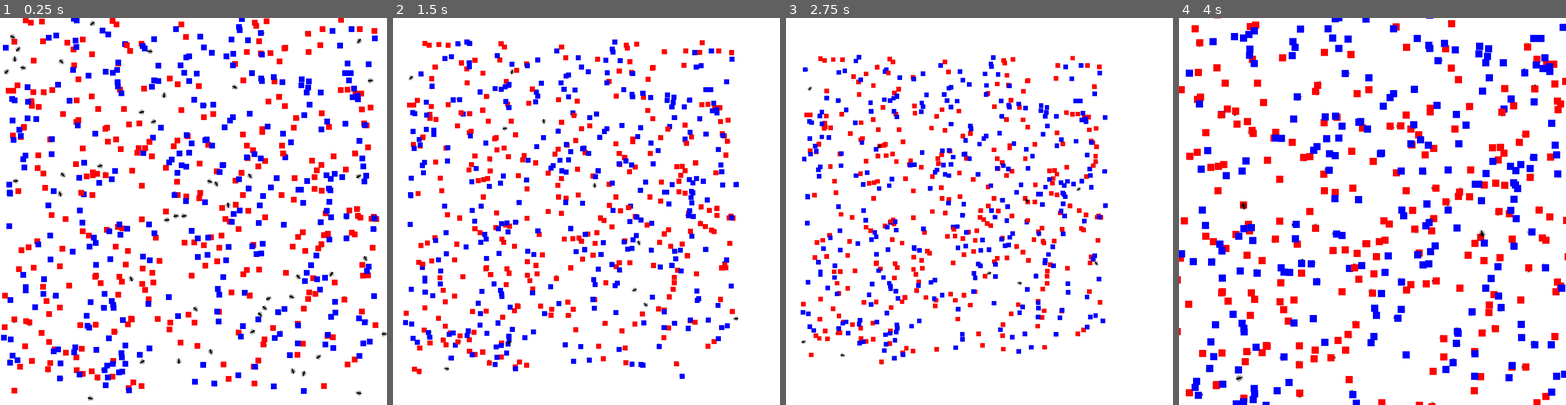
Above: before the commit, frames 1-4 (left to right).
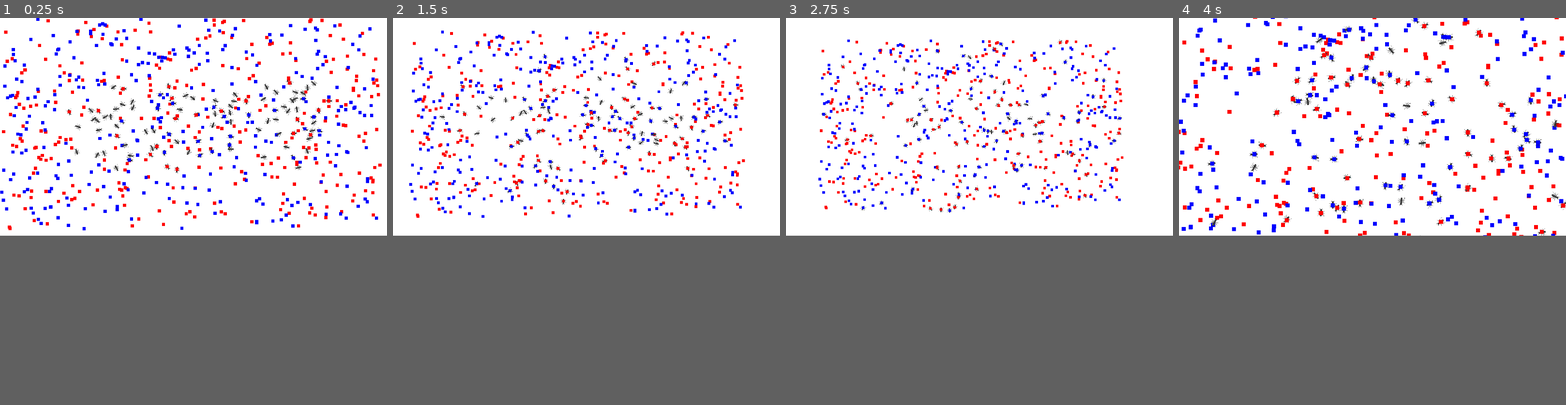
Above: after the commit, the same moments.

Repository: WhitePuppyGD/CollectiveSort
Game: Godot game, scene res://scenes/main.tscn
Same seed, same stepped clock (60 frames per second), same inputs: the game is played once before the commit and once after it.
Inputs:
- Up to frame 1 (0.25 s): no input
- Up to frame 2 (1.5 s): hold Right (ui_right) 0.53-1.28 s; hold Down (ui_down) from 1.28 s (still down)
- Up to frame 3 (2.75 s): release Down (ui_down) at 2.03 s; hold Right (ui_right) from 2.03 s (still down)
- Up to frame 4 (4 s): release Right (ui_right) at 2.78 s; hold Up (ui_up) 2.78-3.53 s; hold Left (ui_left) from 3.53 s (still down)
The window is 800x800 before the commit and 800x450 after it. Grey fills any space a smaller window leaves; there, only what the larger window draws over its background counts as a difference.

The runs differ from the first frame. In frame 1, 18% of the frame differs, in the area x 0-100%, y 0-99%; in frame 2, 14%; in frame 3, 11%; in frame 4, 19%, in the area x 0-100%, y 0-100%.

Commit message:
Les fourmis sont maintenant plus jolies et animées

Diff:
--- a/project.godot
+++ b/project.godot
@@ -17,7 +17,7 @@
 
 [display]
 
-window/size/viewport_width=1080
+window/size/viewport_width=1920
 window/size/viewport_height=1080
 window/stretch/mode="viewport"
 window/handheld/orientation=1
@@ -58,4 +58,6 @@
 
 [rendering]
 
+textures/vram_compression/import_s3tc_bptc=true
+textures/vram_compression/import_etc2_astc=true
 environment/defaults/default_clear_color=Color(1, 1, 1, 1)
--- a/scenes/ant.tscn
+++ b/scenes/ant.tscn
@@ -1,7 +1,29 @@
-[gd_scene load_steps=4 format=3 uid="uid://bc3fekm84pbxf"]
+[gd_scene load_steps=7 format=3 uid="uid://bc3fekm84pbxf"]
 
-[ext_resource type="Texture2D" uid="uid://k7lyytxtr5yf" path="res://artwork/ant.png" id="1_3gwff"]
 [ext_resource type="Script" path="res://scenes/ant.gd" id="1_prexr"]
+[ext_resource type="Texture2D" uid="uid://lw2nayd4xa6" path="res://artwork/Ant1.png" id="2_j2ydf"]
+[ext_resource type="Texture2D" uid="uid://b58pn3dj3tqwo" path="res://artwork/Ant2.png" id="3_4w0ba"]
+[ext_resource type="Texture2D" uid="uid://y11ff03gs6t5" path="res://artwork/Ant3.png" id="4_e6xj8"]
+
+[sub_resource type="SpriteFrames" id="SpriteFrames_5uuk0"]
+animations = [{
+"frames": [{
+"duration": 1.0,
+"texture": ExtResource("3_4w0ba")
+}, {
+"duration": 1.0,
+"texture": ExtResource("2_j2ydf")
+}, {
+"duration": 1.0,
+"texture": ExtResource("3_4w0ba")
+}, {
+"duration": 1.0,
+"texture": ExtResource("4_e6xj8")
+}],
+"loop": true,
+"name": &"default",
+"speed": 9.0
+}]
 
 [sub_resource type="CapsuleShape2D" id="CapsuleShape2D_xn5j1"]
 radius = 6.0
@@ -12,8 +34,11 @@
 motion_mode = 1
 script = ExtResource("1_prexr")
 
-[node name="Sprite2D" type="Sprite2D" parent="."]
-texture = ExtResource("1_3gwff")
+[node name="AnimatedSprite2D" type="AnimatedSprite2D" parent="."]
+scale = Vector2(0.1, 0.1)
+sprite_frames = SubResource("SpriteFrames_5uuk0")
+autoplay = "default"
+frame_progress = 0.604442
 
 [node name="CollisionShape2D" type="CollisionShape2D" parent="."]
 shape = SubResource("CapsuleShape2D_xn5j1")
@@ -21,4 +46,8 @@
 [node name="Timer" type="Timer" parent="."]
 autostart = true
 
+[node name="Sprite2D" type="Sprite2D" parent="."]
+visible = false
+texture = ExtResource("2_j2ydf")
+
 [connection signal="timeout" from="Timer" to="." method="_on_timer_timeout"]
--- a/scenes/main.gd
+++ b/scenes/main.gd
@@ -26,6 +26,9 @@
 
 	_set_environment()
 
+
+# Ajoute les ants et les squares
+# Efface tout avant
 func _set_environment() -> void:
 	_delete_group_instances("Squares")
 	_delete_group_instances("Ants")
@@ -34,7 +37,6 @@
 	_create_squares(square_blue_scene, menu_scene.get_nb_blue_squares())
 
 	_create_ants(ant_scene, menu_scene.get_nb_ants())
-
 
 func _delete_group_instances(group_name: String) -> void:
 	var nodes = get_tree().get_nodes_in_group(group_name)
@@ -73,13 +75,13 @@
 	camera.position.x = clamp(camera.position.x, 100, 1000)
 
 
-func _create_ants(ant_scene: PackedScene, nbants: int):
+func _create_ants(antscene: PackedScene, nbants: int):
 
 	var field_size = get_viewport_rect().size
 
 	for i in nbants:
 
-		var ant = ant_scene.instantiate()
+		var ant = antscene.instantiate()
 
 		var random_x = rng.get_randi_range(0 + ant.get_width(), field_size[0] - ant.get_width())
 		var random_y = rng.get_randi_range(0 + ant.get_height(), field_size[1] - ant.get_height())
--- a/scenes/main.tscn
+++ b/scenes/main.tscn
@@ -3,11 +3,11 @@
 [ext_resource type="Script" path="res://scenes/main.gd" id="1_uje7h"]
 [ext_resource type="PackedScene" uid="uid://b3v7uemohad7e" path="res://scenes/menu.tscn" id="2_flpif"]
 
-[sub_resource type="RectangleShape2D" id="RectangleShape2D_n2aet"]
-size = Vector2(355.673, 609.362)
-
 [sub_resource type="RectangleShape2D" id="RectangleShape2D_xxjks"]
 size = Vector2(2496, 186)
+
+[sub_resource type="RectangleShape2D" id="RectangleShape2D_n2aet"]
+size = Vector2(355.673, 611.337)
 
 [node name="main" type="Node2D"]
 script = ExtResource("1_uje7h")
@@ -18,31 +18,26 @@
 
 [node name="Walls" type="Node2D" parent="."]
 
-[node name="StaticBody2D" type="StaticBody2D" parent="Walls"]
-
-[node name="CollisionShape2D" type="CollisionShape2D" parent="Walls/StaticBody2D"]
-position = Vector2(-145, 540)
-scale = Vector2(0.819476, 1.77235)
-shape = SubResource("RectangleShape2D_n2aet")
-
-[node name="StaticBody2D2" type="StaticBody2D" parent="Walls"]
-position = Vector2(6, 0)
-
-[node name="CollisionShape2D" type="CollisionShape2D" parent="Walls/StaticBody2D2"]
-position = Vector2(1220, 536)
-scale = Vector2(0.819476, 1.77235)
-shape = SubResource("RectangleShape2D_n2aet")
-
 [node name="StaticBody2D3" type="StaticBody2D" parent="Walls"]
 position = Vector2(6, 0)
 
 [node name="CollisionShape2D" type="CollisionShape2D" parent="Walls/StaticBody2D3"]
-position = Vector2(954, 1173)
+position = Vector2(956, 1173)
 shape = SubResource("RectangleShape2D_xxjks")
 
 [node name="CollisionShape2D2" type="CollisionShape2D" parent="Walls/StaticBody2D3"]
 position = Vector2(954, -93)
 shape = SubResource("RectangleShape2D_xxjks")
+
+[node name="CollisionShape2D3" type="CollisionShape2D" parent="Walls/StaticBody2D3"]
+position = Vector2(2060, 541.75)
+scale = Vector2(0.819476, 1.77235)
+shape = SubResource("RectangleShape2D_n2aet")
+
+[node name="CollisionShape2D4" type="CollisionShape2D" parent="Walls/StaticBody2D3"]
+position = Vector2(-152, 539.5)
+scale = Vector2(0.819476, 1.77235)
+shape = SubResource("RectangleShape2D_n2aet")
 
 [node name="MenuCanvas" type="CanvasLayer" parent="."]
 
@@ -50,5 +45,5 @@
 visible = false
 
 [node name="Camera" type="Camera2D" parent="."]
-position = Vector2(536, 544)
+position = Vector2(960, 540)
 limit_smoothed = true
Not shown, added: artwork/Ant 2.png.import
Not shown, added: artwork/Ant1 1.png.import
Binary file added: artwork/Ant1.png
Not shown, added: artwork/Ant1.png.import
Binary file added: artwork/Ant2.png
Not shown, added: artwork/Ant2.png.import
Binary file added: artwork/Ant3.png
Not shown, added: artwork/Ant3.png.import
Not shown, added: export_presets.cfg
Not shown, changed: .DS_Store
Not shown, changed: .gitignore
Not shown, added: artwork/.DS_Store
